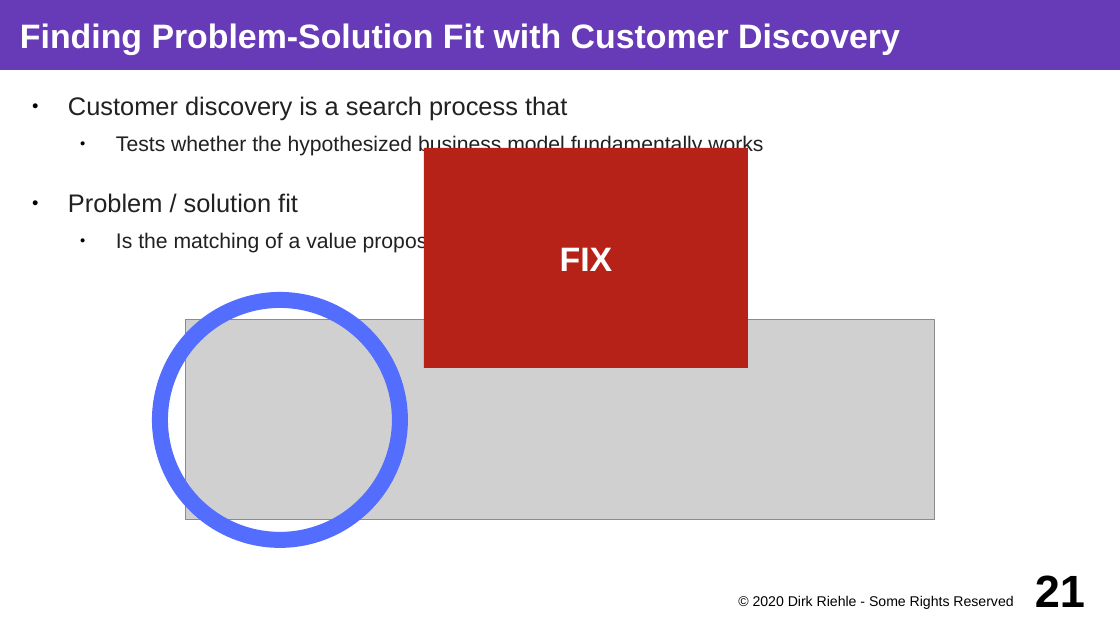
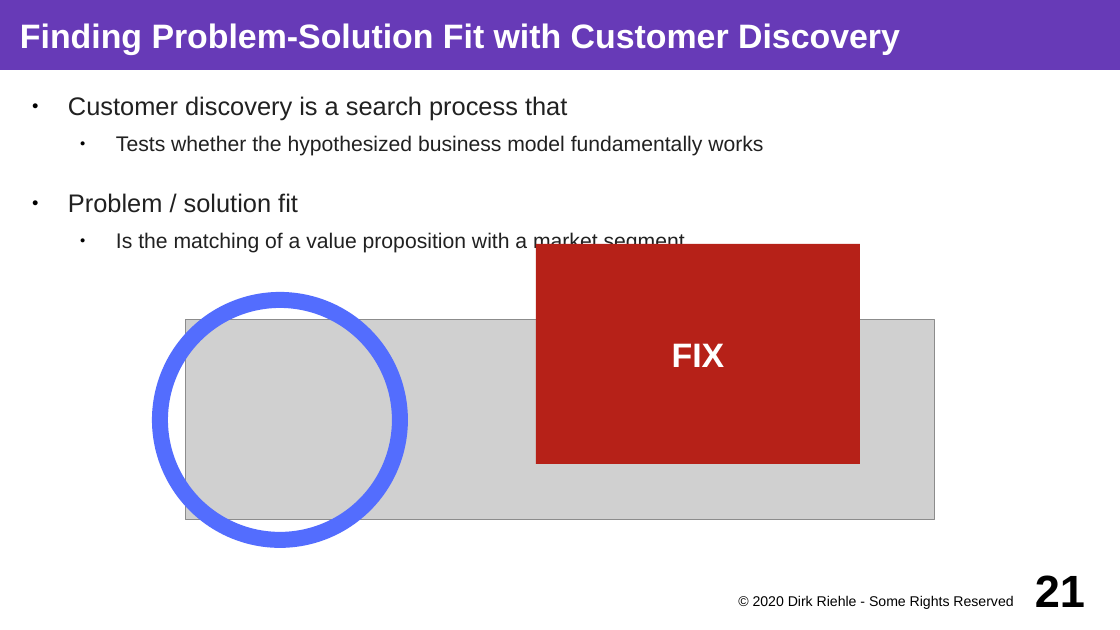
Before and after one commit to dirkriehle/coss-course, a slide deck: slide 21 of Lecture slides/COSS D01 - Software Startups.odp. Drawn at 1120x630 pixels with LibreOffice and Linux fonts; fonts in the diff are those of the drawing; grey boxes stand for pictures. Boxes give left, top, right and bottom in pixels: in the first picture for what was removed or moved away, otherwise in the second. Text is boxed around its words. In the diff, an @@ line names an element or a change of style, - is before the commit and + after.

```diff
--- a/Lecture slides/COSS D01 - Software Startups.odp
+++ b/Lecture slides/COSS D01 - Software Startups.odp
@@ rectangle "FIX" moved from (x1=424, y1=148, x2=748, y2=369) to (x1=537, y1=244, x2=861, y2=464) @@
```
Also in this commit, not shown: 5 other slides changed, 5 other files.
